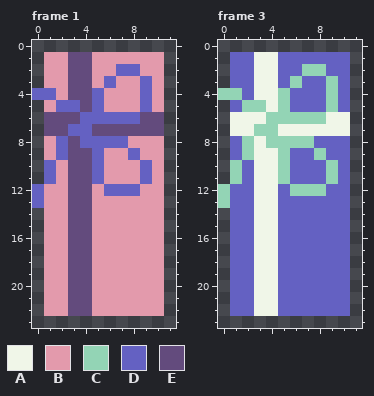
Two states of a pixel-art file, asesprite_projects/1x2Present.aseprite. This is how it looked before the edit.
12x24 pixels, 3 frames. Shown: frame 1, frame 3. The commit also changed other frames, which this record leaves out.
Visible layers, top first: "Loop", "Band", "Color".
Palette (. is transparent): A #f0f6e8  B #e39aac  C #93d4b5  D #6461c2  E #634b7d
Pixels before, frame 1, first column x 0:
 1 .BBEEBBBBBB
 2 .BBEEBBDDBB
 3 .BBEEBDBBDB
 4 DDBEEDBBBDB
 5 .BDDEDBBBDB
 6 .EEEDDDDDEE
 7 .EEDDEEEEEE
 8 .BDEDDDDBBB
 9 .BDEEDBBDBB
10 .DBEEDBBBDB
11 .DBEEDBBBDB
12 DBBEEBDDDBB
13 DBBEEBBBBBB
14 .BBEEBBBBBB
15 .BBEEBBBBBB
16 .BBEEBBBBBB
17 .BBEEBBBBBB
18 .BBEEBBBBBB
19 .BBEEBBBBBB
20 .BBEEBBBBBB
21 .BBEEBBBBBB
22 .BBEEBBBBBB
Pixels before, frame 3, first column x 0:
 1 .DDAADDDDDD
 2 .DDAADDCCDD
 3 .DDAADCDDCD
 4 CCDAACDDDCD
 5 .DCCACDDDCD
 6 .AAACCCCCAA
 7 .AACCAAAAAA
 8 .DCACCCCDDD
 9 .DCAACDDCDD
10 .CDAACDDDCD
11 .CDAACDDDCD
12 CDDAADCCCDD
13 CDDAADDDDDD
14 .DDAADDDDDD
15 .DDAADDDDDD
16 .DDAADDDDDD
17 .DDAADDDDDD
18 .DDAADDDDDD
19 .DDAADDDDDD
20 .DDAADDDDDD
21 .DDAADDDDDD
22 .DDAADDDDDD
Once edited:
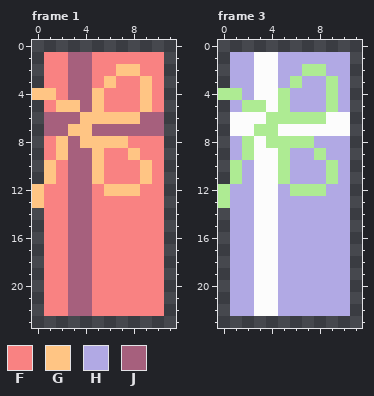
Colours new in this view: F #f98282  G #ffc584  H #b1a9e4  J #a6607d
Author's note on the commit: redid the present sprites in new colorpallette
Difference:
colour A: #f0f6e8 -> #fcfcfc
colour C: #93d4b5 -> #aeeb93
Changed rows in their new state; - is a pixel that keeps its letter.
Frame 1, layers "Loop", "Band", "Color":
first column x 0:
 1 -FFJJFFFFFF
 2 -FFJJFFGGFF
 3 -FFJJFGFFGF
 4 GGFJJGFFFGF
 5 -FGGJGFFFGF
 6 -JJJGGGGGJJ
 7 -JJGGJJJJJJ
 8 -FGJGGGGFFF
 9 -FGJJGFFGFF
10 -GFJJGFFFGF
11 -GFJJGFFFGF
12 GFFJJFGGGFF
13 GFFJJFFFFFF
14 -FFJJFFFFFF
15 -FFJJFFFFFF
16 -FFJJFFFFFF
17 -FFJJFFFFFF
18 -FFJJFFFFFF
19 -FFJJFFFFFF
20 -FFJJFFFFFF
21 -FFJJFFFFFF
22 -FFJJFFFFFF
Frame 3, layer "Color":
first column x 1:
 1 HH--HHHHHH
 2 HH--HH--HH
 3 HH--H-HH-H
 4 -H---HHH-H
 5 H----HHH-H
 8 H------HHH
 9 H----HH-HH
10 -H---HHH-H
11 -H---HHH-H
12 HH--H---HH
13 HH--HHHHHH
14 HH--HHHHHH
15 HH--HHHHHH
16 HH--HHHHHH
17 HH--HHHHHH
18 HH--HHHHHH
19 HH--HHHHHH
20 HH--HHHHHH
21 HH--HHHHHH
22 HH--HHHHHH
Boxes around the changes in both pictures, in picture pixels (x1, y1, x2, y2):
changed: (32, 52, 164, 316)
changed: (218, 52, 350, 316)
